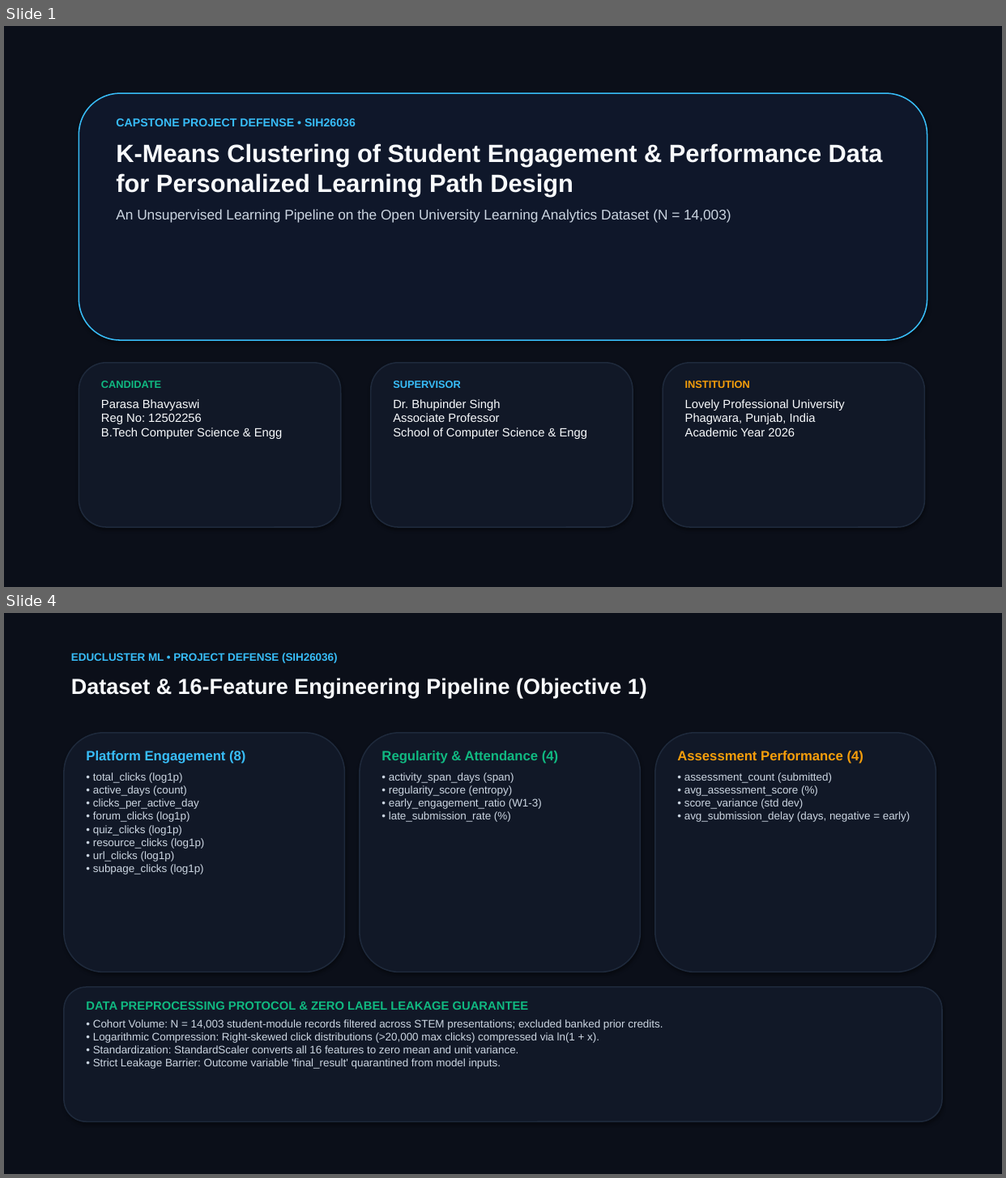
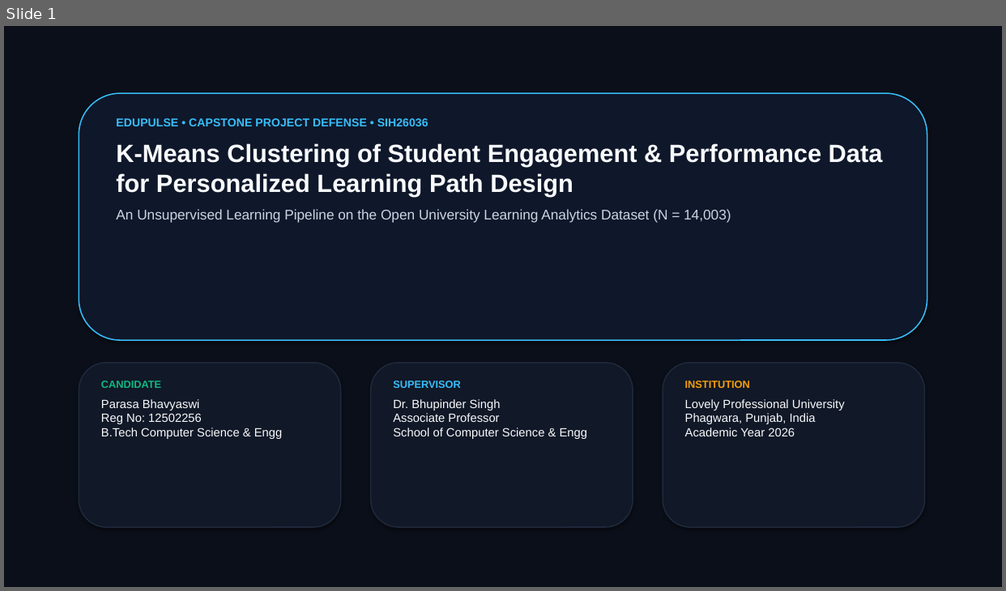
Before and after one commit to parasabhavyaswi/student-engagement-performance-clustering, a slide deck: EduCluster_ML_Presentation.pptx. Shown one above the other, each under a label of ours: slides 1 and 4 before the commit, slide 1 after it; the slides between them are not shown. The pictures are 1006x1178 and 1006x591 pixels, drawn with LibreOffice and Linux fonts; fonts in the diff are those of the drawing. Boxes give left, top, right and bottom in pixels: in the first picture for what was removed or moved away, otherwise in the second. Text is boxed around its words. In the diff, an @@ line names an element or a change of style, - is before the commit and + after.

Commit message:
feat(edupulse): finalize EduPulse rebranding, pipeline verification, IEEE research paper (docx & pdf), and deck

```diff
--- a/EduCluster_ML_Presentation.pptx
+++ b/EduCluster_ML_Presentation.pptx
@@ slide 4 removed at [4, 613, 1002, 1174], background #FFFFFF @@
@@ rectangle removed at [4, 613, 1002, 1174] @@
@@ text removed at [71, 653, 337, 663] @@
-EDUCLUSTER ML • PROJECT DEFENSE (SIH26036)
@@ text removed at [71, 678, 647, 698] @@
-Dataset & 16-Feature Engineering Pipeline (Objective 1)
@@ rounded rectangle removed at [64, 733, 345, 973] @@
@@ rounded rectangle removed at [360, 733, 641, 973] @@
@@ rounded rectangle removed at [655, 733, 936, 973] @@
@@ text removed at [86, 751, 245, 875] @@
-Platform Engagement (8)
-• total_clicks (log1p)
-• active_days (count)
-• clicks_per_active_day
-• forum_clicks (log1p)
-• quiz_clicks (log1p)
-• resource_clicks (log1p)
-• url_clicks (log1p)
-• subpage_clicks (log1p)
@@ text removed at [381, 751, 558, 822] @@
-Regularity & Attendance (4)
-• activity_span_days (span)
-• regularity_score (entropy)
-• early_engagement_ratio (W1-3)
-• late_submission_rate (%)
@@ text removed at [677, 751, 910, 822] @@
-Assessment Performance (4)
-• assessment_count (submitted)
-• avg_assessment_score (%)
-• score_variance (std dev)
-• avg_submission_delay (days, negative = early)
@@ rounded rectangle removed at [64, 987, 942, 1122] @@
@@ text removed at [86, 1001, 663, 1069] @@
-DATA PREPROCESSING PROTOCOL & ZERO LABEL LEAKAGE GUARANTEE
-• Cohort Volume: N = 14,003 student-module records filtered across STEM presentations; excluded banked prior credits.
-• Logarithmic Compression: Right-skewed click distributions (>20,000 max clicks) compressed via ln(1 + x).
-• Standardization: StandardScaler converts all 16 features to zero mean and unit variance.
-• Strict Leakage Barrier: Outcome variable 'final_result' quarantined from model inputs.
@@ slide 1 changed as well @@
@@ text at [116, 118, 428, 126]: text changed @@
-CAPSTONE PROJECT DEFENSE • SIH26036
+EDUPULSE • CAPSTONE PROJECT DEFENSE • SIH26036
```
Also in this commit, not shown: 4 other slides changed, 5 slides added, 4 other slides removed, 20 other files.
